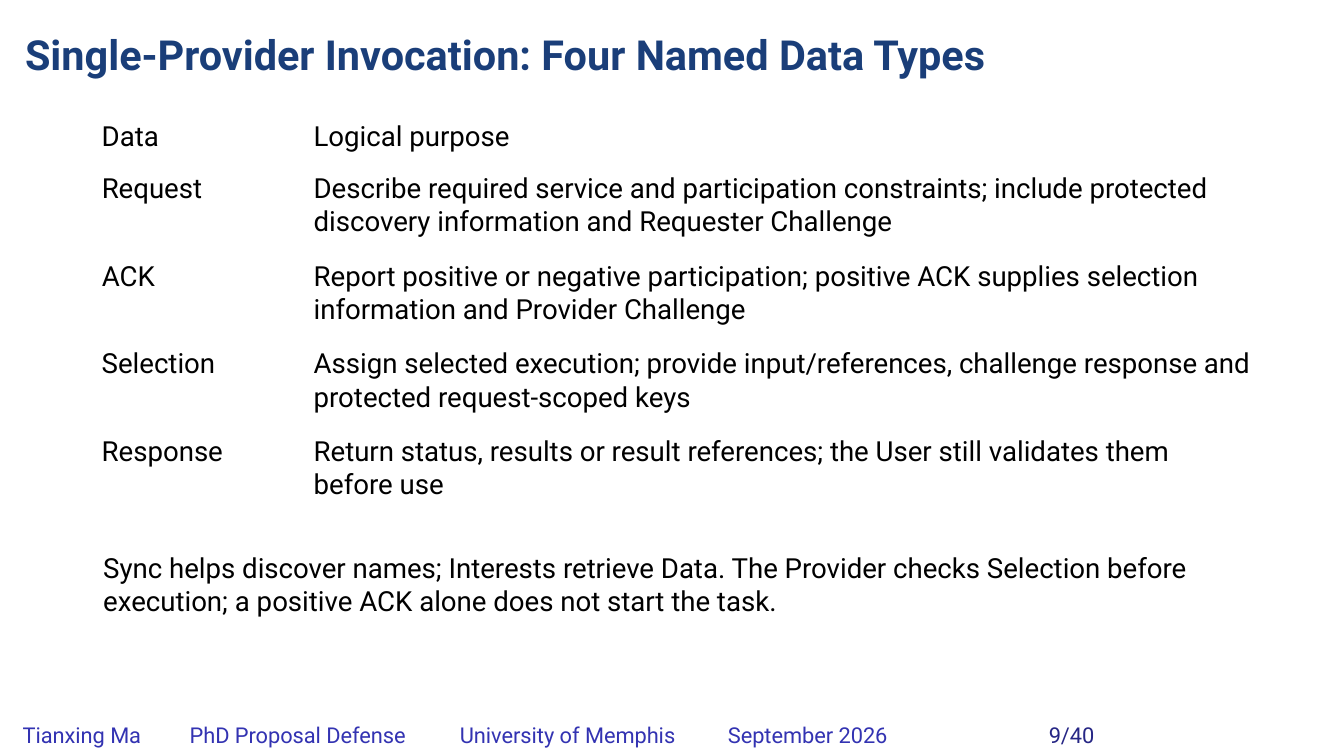
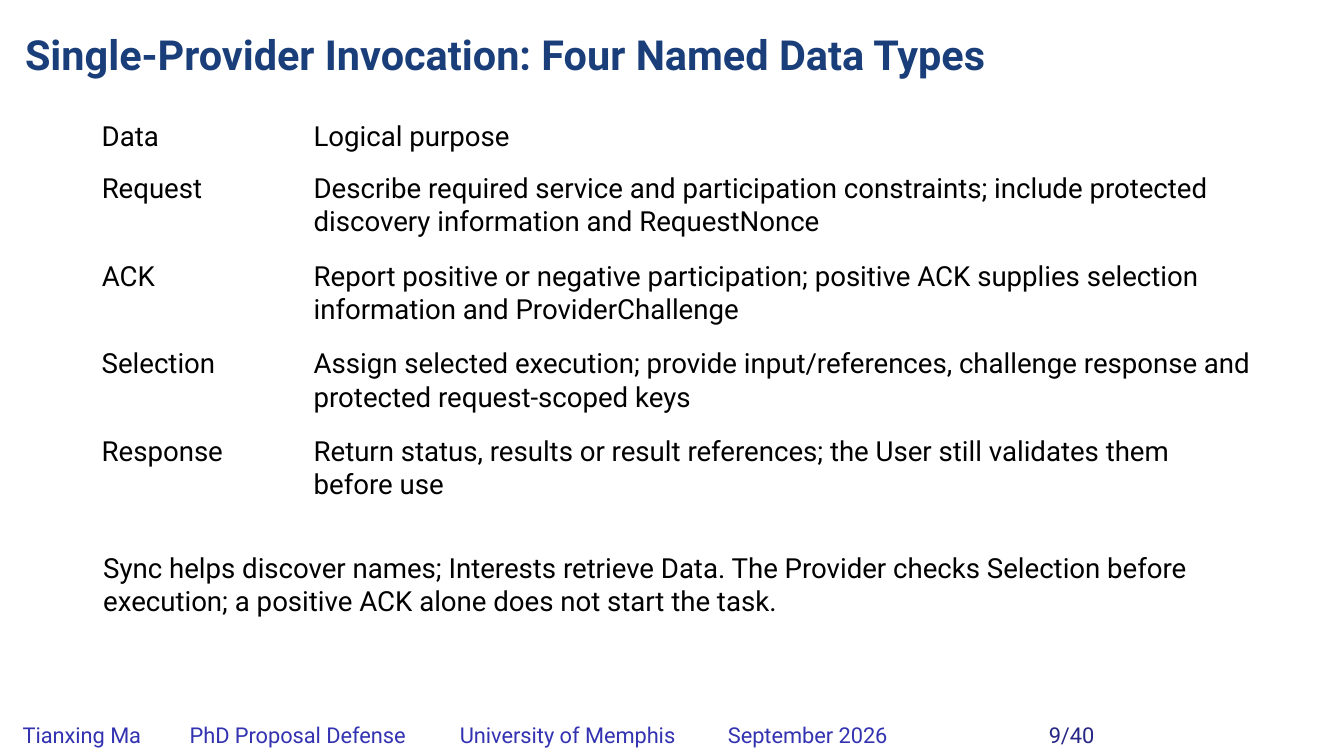
Before and after one commit to matianxing1992/NDN_Service_Framework, a slide deck: slide 9 of docs/PAPER/proposal-defense/slides/NDNSF_proposal_hybrid_editable.pptx. Drawn at 1344x756 pixels with LibreOffice and Linux fonts; fonts in the diff are those of the drawing; background and template pictures are left out. Boxes give left, top, right and bottom in pixels: in the first picture for what was removed or moved away, otherwise in the second. Text is boxed around its words. In the diff, an @@ line names an element or a change of style, - is before the commit and + after.

Commit message:
docs: clarify request nonce and provider challenge terminology

```diff
--- a/docs/PAPER/proposal-defense/slides/NDNSF_proposal_hybrid_editable.pptx
+++ b/docs/PAPER/proposal-defense/slides/NDNSF_proposal_hybrid_editable.pptx
@@ text at (314,177,1208,237): text changed @@
-Describe required service and participation constraints; include protected discovery information and Requester Challenge
+Describe required service and participation constraints; include protected discovery information and RequestNonce
@@ text at (314,265,1198,325): spaces changed @@
-Report positive or negative participation; positive ACK supplies selection information and Provider Challenge
+Report positive or negative participation; positive ACK supplies selection information and ProviderChallenge
```
Also in this commit, not shown: 1 other slide changed, 20 other files.
